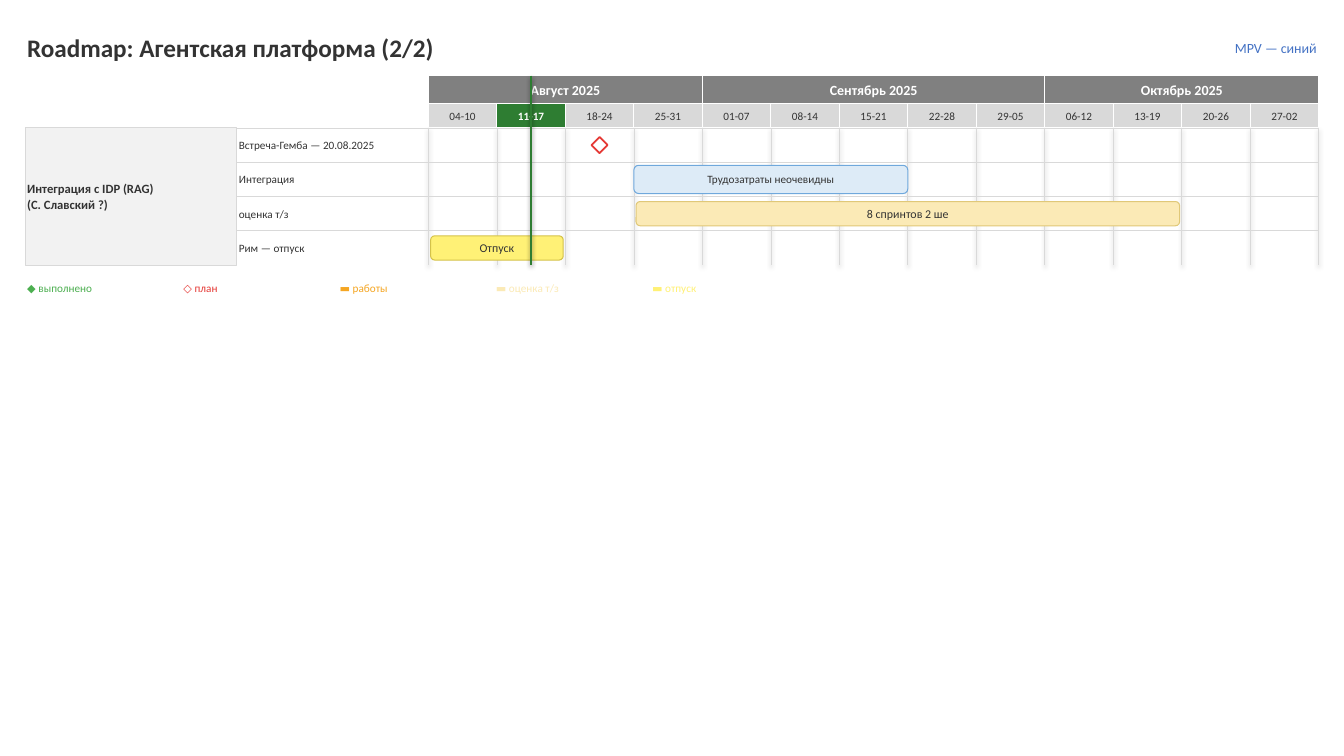
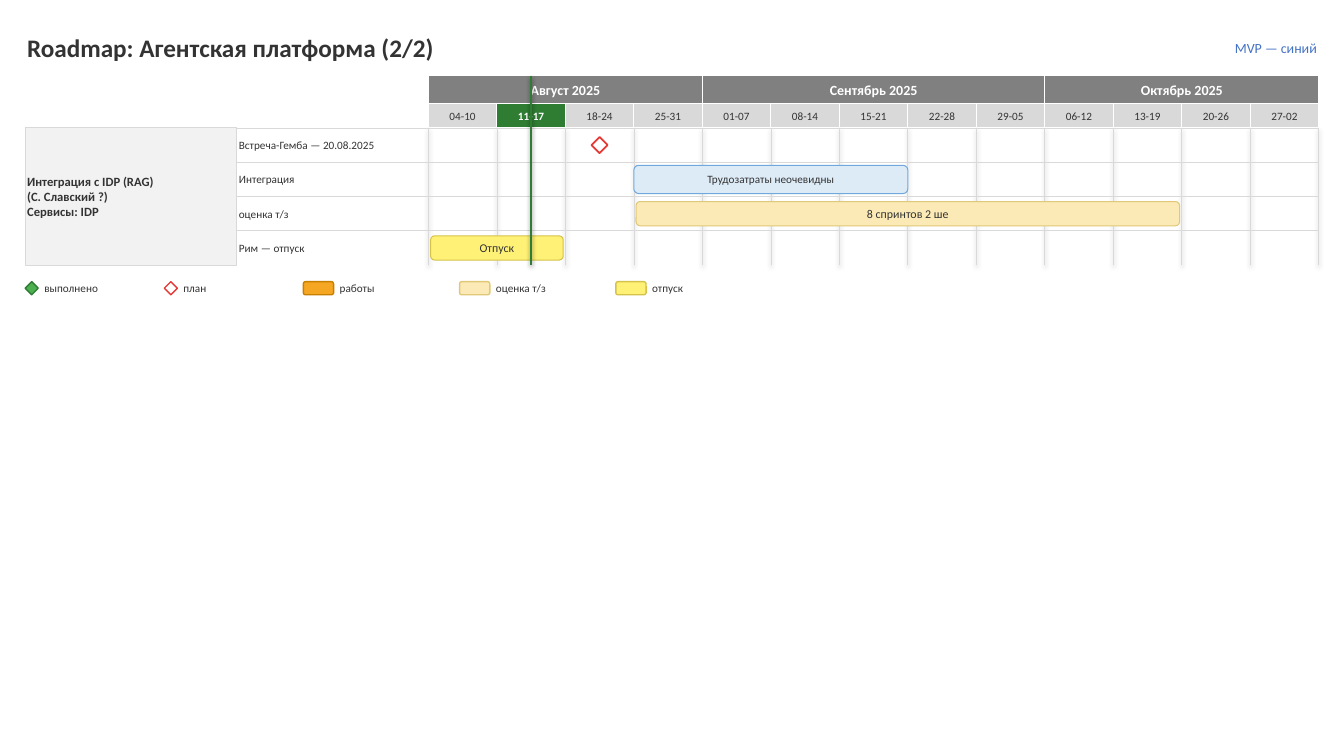
Before and after one commit to njreyesc/roadmap-builder, a slide deck: slide 2 of roadmap_demo.pptx. Drawn at 1344x756 pixels with LibreOffice and Linux fonts; fonts in the diff are those of the drawing. Boxes give left, top, right and bottom in pixels: in the first picture for what was removed or moved away, otherwise in the second. Text is boxed around its words. In the diff, an @@ line names an element or a change of style, - is before the commit and + after.

```diff
--- a/roadmap_demo.pptx
+++ b/roadmap_demo.pptx
@@ text at <box>1235,43,1317,53</box>: text changed @@
-MPV — синий
+MVP — синий
@@ text in rectangle at <box>27,177,153,218</box>: text changed @@
-Интеграция с IDP (RAG)
-(С. Славский ?)
+Интеграция с IDP (RAG)
+(С. Славский ?)
+Сервисы: IDP
@@ diamond added at <box>25,281,38,294</box>, fill #4CAF50, outline #2E7D32 1 pt @@
@@ text at <box>44,286,98,292</box>: text changed; text colour #4CAF50 to #333333 @@
-◆ выполнено
+выполнено
@@ diamond added at <box>164,281,177,294</box>, fill #FFFFFF, outline #E53935 1 pt @@
@@ text at <box>183,286,206,292</box>: text changed; text colour #E53935 to #333333 @@
-◇ план
+план
@@ rounded rectangle added at <box>303,281,334,294</box>, fill #F5A623, outline #C77F00 1 pt @@
@@ text at <box>340,284,375,294</box>: text changed; text colour #F5A623 to #333333 @@
-▬ работы
+работы
@@ rounded rectangle added at <box>460,281,490,294</box>, fill #FBEAB6, outline #E0C878 1 pt @@
@@ text added at <box>496,284,545,294</box>, 8 pt, text #333333 @@
+оценка т/з
@@ rounded rectangle added at <box>616,281,646,294</box>, fill #FFF176, outline #D4C24A 1 pt @@
@@ text at <box>652,286,683,294</box>: text changed; text colour #FFF176 to #333333 @@
-▬ отпуск
+отпуск
```
Also in this commit, not shown: 1 other slide changed, 12 other files.
